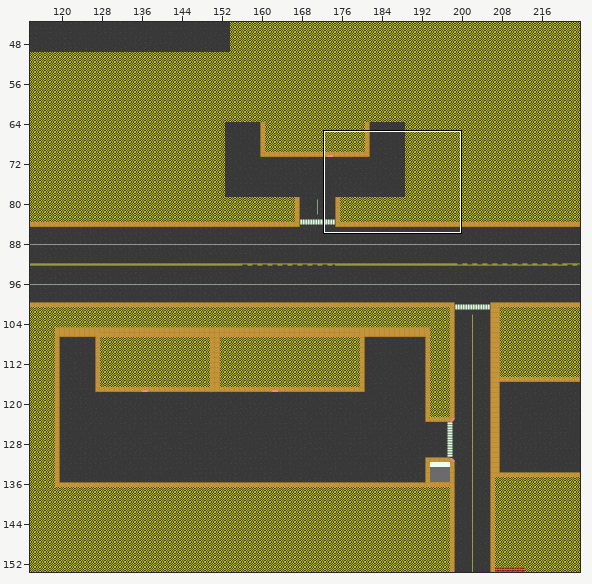
Two versions of a level (Tiled map, Assets/Graphics/Maps/Gray Box/RetailGraybox.tmx). Above: a wide view before the commit, with the close-up outlined.
Close-up. The starting point:
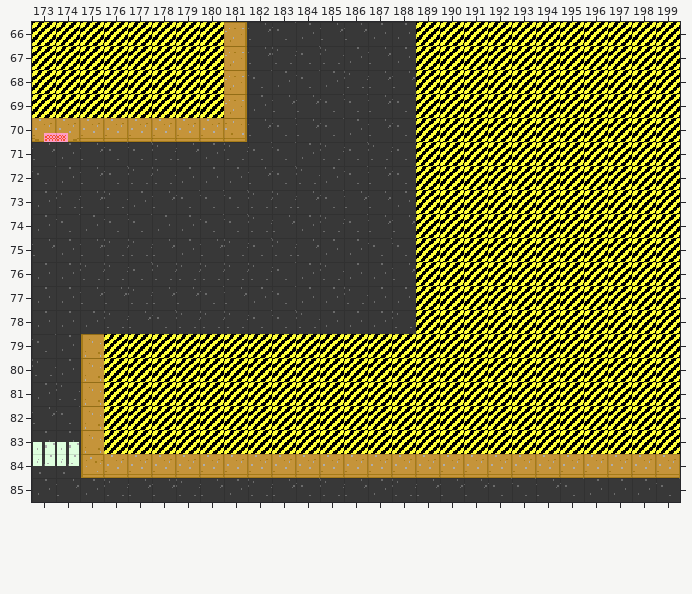
Cells are 16x16 px. Shown: x 173..199, y 66..85. The commit also changed other parts of the map, which this record leaves out.
Once edited:
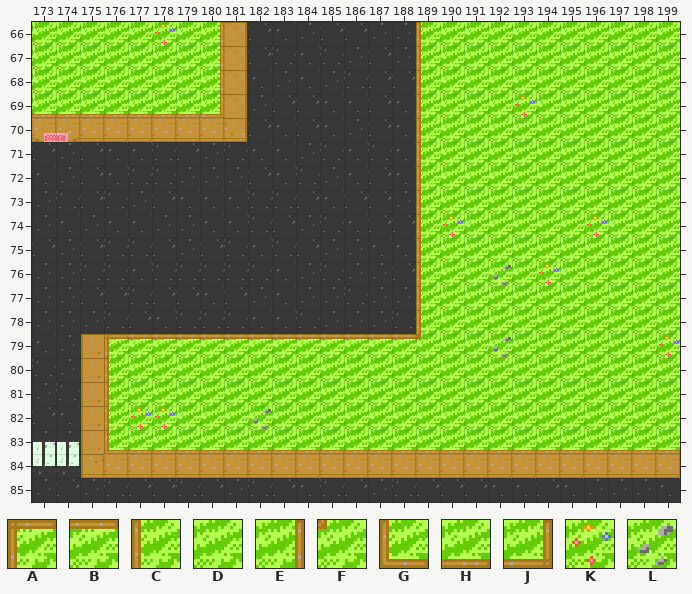
Key: from "UrbanGreenspace": A 0, B 1, C 5, D 6, E 7, F 9, G 10, H 11, J 12, K 13, L 14.
_ is an empty cell, . an unchanged one.
What changed:
--- layer "Graphics/BG"
@@ x 173..199 @@
-66 ________........___________
-67 ________........___________
-68 ________........___________
-69 ________........___________
-70 ................___________
-71 ................___________
-72 ................___________
-73 ................___________
-74 ................___________
-75 ................___________
-76 ................___________
-77 ................___________
-78 ................___________
-79 ...________________________
-80 ...________________________
-81 ...________________________
-82 ...________________________
-83 ...________________________
+66 DDDDDKDE........CDDDDDDDDDD
+67 DDDDDDDE........CDDDDDDDDDD
+68 DDDDDDDE........CDDDDDDDDDD
+69 HHHHHHHJ........CDDDKDDDDDD
+70 ................CDDDDDDDDDD
+71 ................CDDDDDDDDDD
+72 ................CDDDDDDDDDD
+73 ................CDDDDDDDDDD
+74 ................CKDDDDDKDDD
+75 ................CDDDDDDDDDD
+76 ................CDDLDKDDDDD
+77 ................CDDDDDDDDDD
+78 ................CDDDDDDDDDD
+79 ...ABBBBBBBBBBBBFDDLDDDDDDK
+80 ...CDDDDDDDDDDDDDDDDDDDDDDD
+81 ...CDDDDDDDDDDDDDDDDDDDDDDD
+82 ...CKKDDDLDDDDDDDDDDDDDDDDD
+83 ...GHHHHHHHHHHHHHHHHHHHHHHH
Boxes around the changes in both close-ups, in picture pixels (x1, y1, x2, y2):
added: (32, 22, 680, 454)
